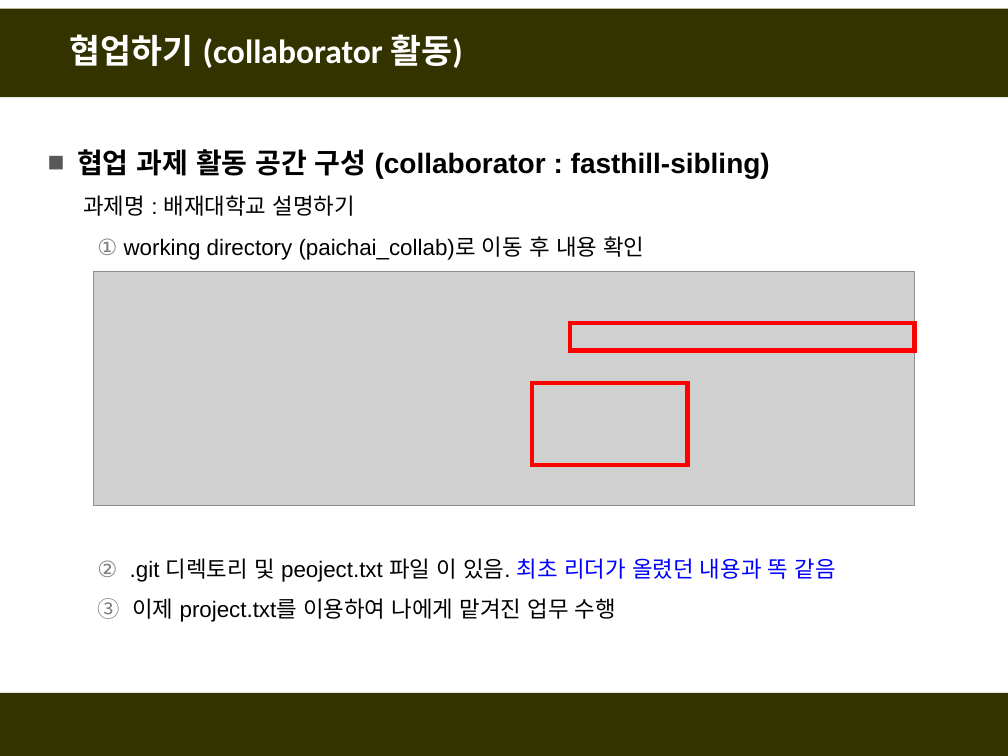
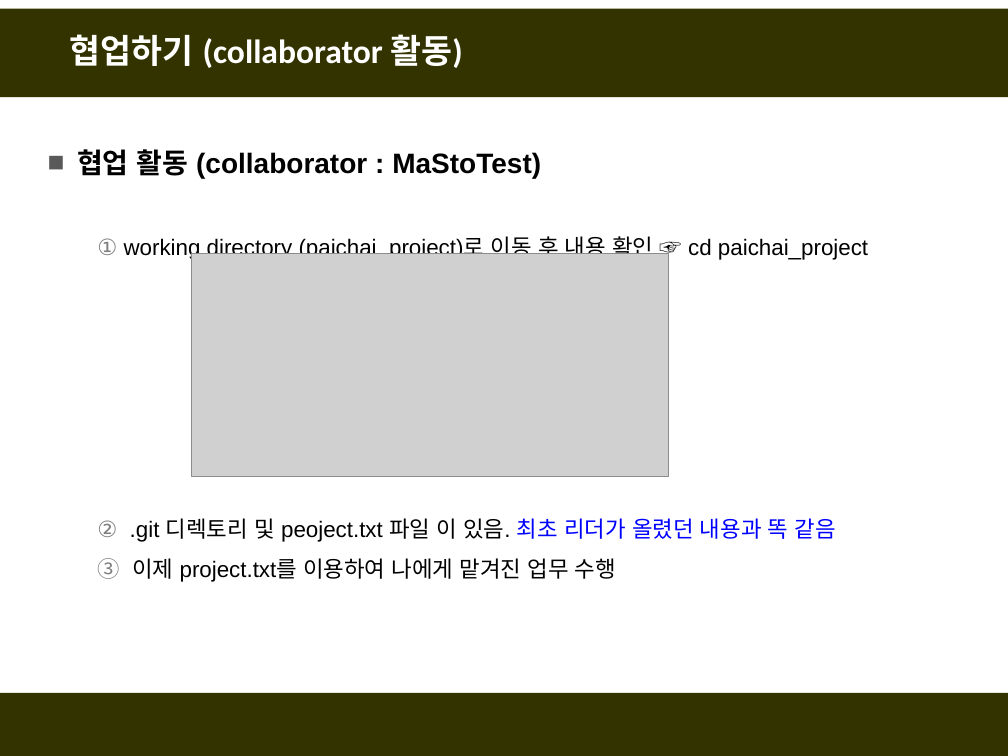
Before and after one commit to fasthill/github-lecture, a slide deck: slide 20 of git및github첫걸음4-협업하기.pptx. Drawn at 1008x756 pixels with LibreOffice and Linux fonts; fonts in the diff are those of the drawing; grey boxes stand for pictures. Boxes give left, top, right and bottom in pixels: in the first picture for what was removed or moved away, otherwise in the second. Text is boxed around its words. In the diff, an @@ line names an element or a change of style, - is before the commit and + after.

```diff
--- a/git및github첫걸음4-협업하기.pptx
+++ b/git및github첫걸음4-협업하기.pptx
@@ text at [77, 149, 868, 260]: text changed @@
-■ 협업 과제 활동 공간 구성 (collaborator : fasthill-sibling)
-  과제명 : 배재대학교 설명하기
-  1. working directory (paichai_collab)로 이동 후 내용 확인
+■ 협업 활동 (collaborator : MaStoTest)
+  1. working directory (paichai_project)로 이동 후 내용 확인 ☞ cd paichai_project
@@ picture added at [192, 253, 668, 477] @@
@@ picture removed at [94, 271, 915, 505] @@
@@ rectangle removed at [571, 323, 915, 351] @@
@@ rectangle removed at [532, 383, 687, 466] @@
```
Also in this commit, not shown: 16 other slides changed, 8 slides added, 2 slides removed.
